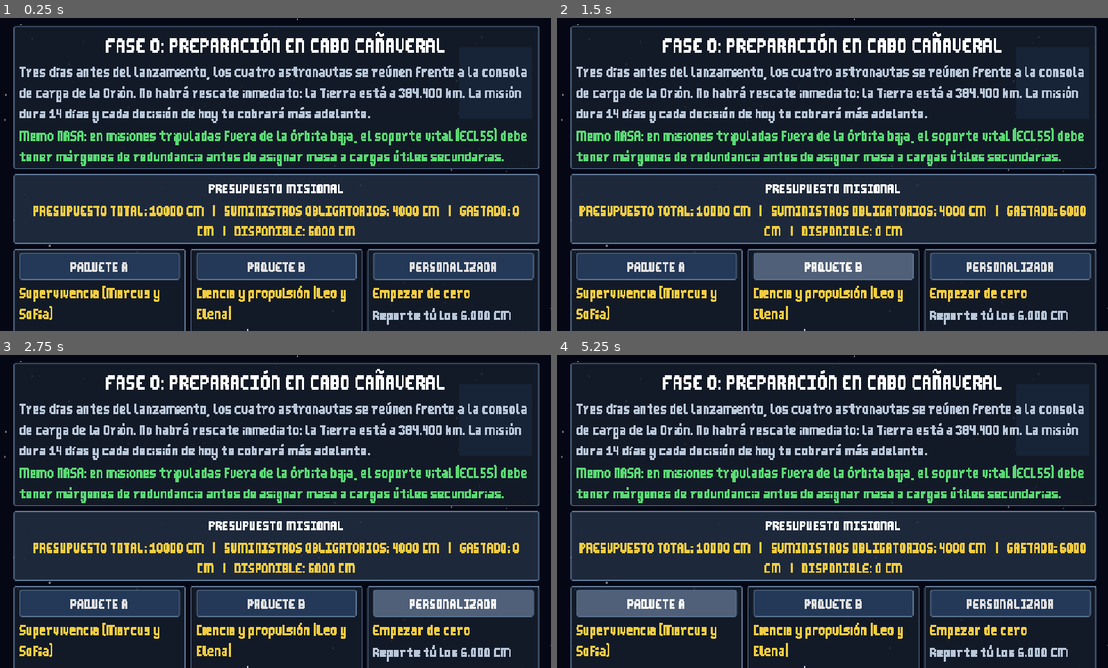
Above: before the commit, frames 1-4 (two rows, left to right).
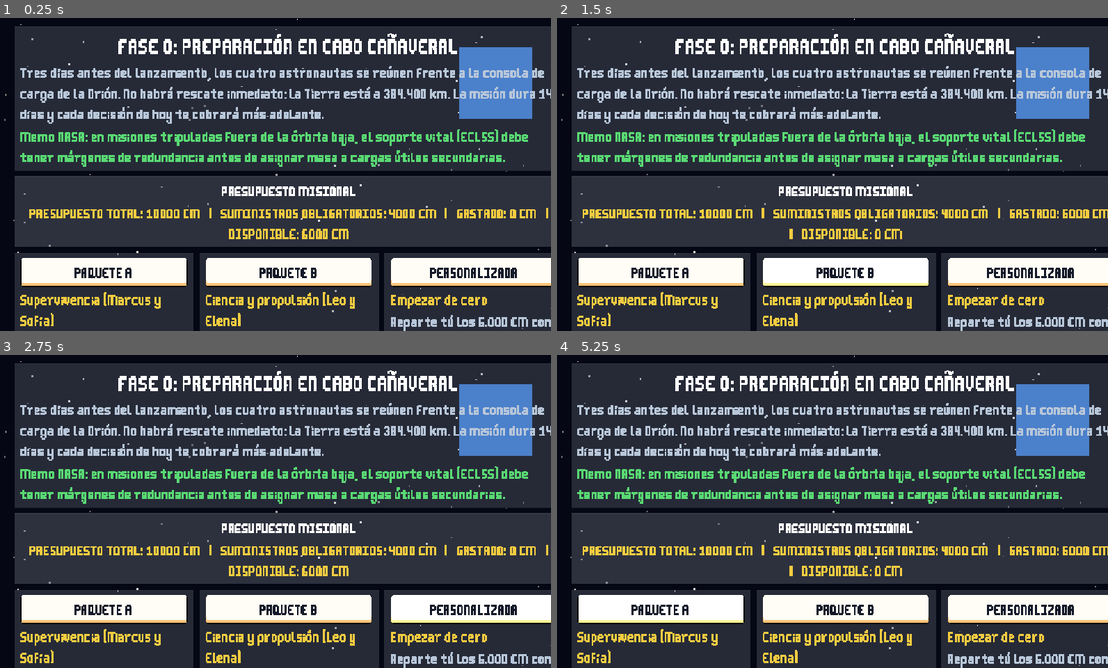
Above: after the commit, the same moments.

Repository: GiovannyBatista/Reto-de-la-nasa
Game: Godot game, scene res://scenes/shop.tscn
Two runs of this game, one before a commit and one after it. Both use one fixed random seed, a clock stepped at 60 frames per second and the inputs below.
Inputs:
- Up to frame 1 (0.25 s): no input
- Up to frame 2 (1.5 s): click "PAQUETE A" at 0.5 s; click "PAQUETE B" at 1.25 s
- Up to frame 3 (2.75 s): click "PERSONALIZADA" at 2 s
- Up to frame 4 (5.25 s): click "PAQUETE A" at 2.75 s; click "PAQUETE B" at 3.5 s; click "PERSONALIZADA" at 4.25 s; click "PAQUETE A" at 5 s

The runs differ from the first frame. In frame 1, 33% of the frame differs, in the area x 2-100%, y 2-100%; in frame 2, 33%; in frame 3, 33%; in frame 4, 33%.

Commit message:
Actualizacion de la interfaz

Diff:
--- /dev/null
+++ b/scenes/ship_designer.tscn
@@ -0,0 +1,39 @@
+[gd_scene format=3 uid="uid://kk6nldhbce1j"]
+
+[ext_resource type="Script" path="res://srcipts/ShipDesigner.gd" id="1_hq624"]
+
+[node name="ShipDesigner" type="Control" unique_id=1851733119]
+layout_mode = 3
+anchors_preset = 15
+anchor_right = 1.0
+anchor_bottom = 1.0
+grow_horizontal = 2
+grow_vertical = 2
+script = ExtResource("1_hq624")
+
+[node name="VBoxContainer" type="VBoxContainer" parent="." unique_id=1946934931]
+layout_mode = 0
+offset_right = 40.0
+offset_bottom = 40.0
+
+[node name="Titulo" type="Label" parent="VBoxContainer" unique_id=534903528]
+layout_mode = 2
+text = "Diseño de la nave"
+
+[node name="EtiquetaPresupuesto" type="Label" parent="VBoxContainer" unique_id=911125760]
+layout_mode = 2
+
+[node name="BarraPresupuesto" type="ProgressBar" parent="VBoxContainer" unique_id=279849050]
+layout_mode = 2
+
+[node name="EtiquetaMasa" type="Label" parent="VBoxContainer" unique_id=375447655]
+layout_mode = 2
+
+[node name="BarraMasa" type="ProgressBar" parent="VBoxContainer" unique_id=648203012]
+layout_mode = 2
+
+[node name="Lista" type="VBoxContainer" parent="VBoxContainer" unique_id=1412837954]
+layout_mode = 2
+
+[node name="Mensaje" type="Label" parent="VBoxContainer" unique_id=827046407]
+layout_mode = 2
--- a/srcipts/Shop.gd
+++ b/srcipts/Shop.gd
@@ -9,7 +9,18 @@
 const C_VERDE: Color = Color(0.35, 0.85, 0.45)
 const C_AMARILLO: Color = Color(0.95, 0.80, 0.25)
 const C_TEXTO_SUAVE: Color = Color(0.72, 0.78, 0.85)
+const COLOR_TEXTO_BOTON: Color = Color(0.08, 0.10, 0.16)   # texto de los botones con imagen (oscuro para botones claros)
 const ICONOS: Dictionary = {"soporte": "💧", "celdas": "⚡", "filtros": "🌀", "instrumentos": "🔬"}
+
+# --- Assets que eliges en el Inspector (selecciona el nodo raíz de shop.tscn y arrastra las imágenes) ---
+@export var marco_icono: Texture2D        # marco de la ranura de cada icono
+@export var icono_soporte: Texture2D
+@export var icono_celdas: Texture2D
+@export var icono_filtros: Texture2D
+@export var icono_instrumentos: Texture2D
+const TAM_RANURA: int = 52       # tamaño del cuadro del icono (px)
+const TAM_ICONO: int = 32        # tamaño del icono dentro del cuadro (px)
+const BORDE_MARCO: int = 4       # píxeles de borde del marco que no se estiran
 
 var niveles: Dictionary = {}
 var etiquetas_nivel: Dictionary = {}
@@ -95,10 +106,113 @@
 	s.content_margin_bottom = 8
 	return s
 
+# Estilo con imagen pixel-art (se estira por el centro y mantiene las esquinas). Devuelve null si la imagen no existe.
+const BORDE_9: int = 8   # píxeles de la imagen que son "esquina/borde" y no se estiran
+
+func _caja_tex(ruta: String, tinte: Color = Color(1, 1, 1)) -> StyleBoxTexture:
+	if not ResourceLoader.exists(ruta):
+		return null
+	var s = StyleBoxTexture.new()
+	s.texture = load(ruta)
+	s.texture_margin_left = BORDE_9
+	s.texture_margin_right = BORDE_9
+	s.texture_margin_top = BORDE_9
+	s.texture_margin_bottom = BORDE_9
+	s.content_margin_left = 14
+	s.content_margin_right = 14
+	s.content_margin_top = 10
+	s.content_margin_bottom = 10
+	s.modulate_color = tinte
+	return s
+
+# Barras con imagen: assets/ui/barra_fondo.png (vacía) y assets/ui/barra_relleno.png (parte llena).
+const BORDE_BARRA: int = 2   # píxeles de borde de la imagen de la barra que no se estiran
+
+func _caja_barra(ruta: String) -> StyleBoxTexture:
+	if not ResourceLoader.exists(ruta):
+		return null
+	var s = StyleBoxTexture.new()
+	s.texture = load(ruta)
+	s.texture_margin_left = BORDE_BARRA
+	s.texture_margin_right = BORDE_BARRA
+	s.texture_margin_top = BORDE_BARRA
+	s.texture_margin_bottom = BORDE_BARRA
+	return s
+
+func _estilo_barra(b: ProgressBar) -> void:
+	var fondo: StyleBoxTexture = _caja_barra("res://assets/ui/barra_fondo.png")
+	var relleno: StyleBoxTexture = _caja_barra("res://assets/ui/barra_relleno.png")
+	if fondo != null:
+		b.add_theme_stylebox_override("background", fondo)
+	if relleno != null:
+		b.add_theme_stylebox_override("fill", relleno)
+
+# Textura del icono: primero la del Inspector; si no hay, assets/ui/icono_<id>.png; si no, null (usa emoji).
+func _textura_icono(id: String) -> Texture2D:
+	var t: Texture2D = null
+	match id:
+		"soporte": t = icono_soporte
+		"celdas": t = icono_celdas
+		"filtros": t = icono_filtros
+		"instrumentos": t = icono_instrumentos
+	if t == null:
+		var ruta: String = "res://assets/ui/icono_%s.png" % id
+		if ResourceLoader.exists(ruta):
+			t = load(ruta)
+	return t
+
+# Ranura cuadrada: marco (tu imagen) + icono centrado adentro.
+func _ranura_icono(id: String) -> PanelContainer:
+	var p = PanelContainer.new()
+	p.custom_minimum_size = Vector2(TAM_RANURA, TAM_RANURA)
+	p.size_flags_vertical = Control.SIZE_SHRINK_CENTER
+	var marco: Texture2D = marco_icono
+	if marco == null and ResourceLoader.exists("res://assets/ui/marco_icono.png"):
+		marco = load("res://assets/ui/marco_icono.png")
+	if marco != null:
+		var s = StyleBoxTexture.new()
+		s.texture = marco
+		s.texture_margin_left = BORDE_MARCO
+		s.texture_margin_right = BORDE_MARCO
+		s.texture_margin_top = BORDE_MARCO
+		s.texture_margin_bottom = BORDE_MARCO
+		s.content_margin_left = 4
+		s.content_margin_right = 4
+		s.content_margin_top = 4
+		s.content_margin_bottom = 4
+		p.add_theme_stylebox_override("panel", s)
+	else:
+		var f: StyleBoxFlat = _caja(Color(0.04, 0.06, 0.1, 0.9), C_BORDE, 2, 2)
+		f.content_margin_left = 4
+		f.content_margin_right = 4
+		f.content_margin_top = 4
+		f.content_margin_bottom = 4
+		p.add_theme_stylebox_override("panel", f)
+	var tex: Texture2D = _textura_icono(id)
+	if tex != null:
+		var icono = TextureRect.new()
+		icono.texture = tex
+		icono.custom_minimum_size = Vector2(TAM_ICONO, TAM_ICONO)
+		icono.expand_mode = TextureRect.EXPAND_IGNORE_SIZE
+		icono.stretch_mode = TextureRect.STRETCH_KEEP_ASPECT_CENTERED
+		icono.size_flags_horizontal = Control.SIZE_SHRINK_CENTER
+		icono.size_flags_vertical = Control.SIZE_SHRINK_CENTER
+		p.add_child(icono)
+	else:
+		var e = Label.new()
+		e.text = String(ICONOS.get(id, "?"))
+		e.horizontal_alignment = HORIZONTAL_ALIGNMENT_CENTER
+		e.vertical_alignment = VERTICAL_ALIGNMENT_CENTER
+		p.add_child(e)
+	return p
+
 func _panel(padre: Control, fondo: Color = C_PANEL, borde: Color = C_BORDE) -> VBoxContainer:
 	var p = PanelContainer.new()
 	p.size_flags_horizontal = Control.SIZE_EXPAND_FILL
-	p.add_theme_stylebox_override("panel", _caja(fondo, borde))
+	var estilo: StyleBox = _caja_tex("res://assets/ui/panel.png", Color(1, 1, 1) if fondo == C_PANEL else Color(1.2, 1.2, 1.2))
+	if estilo == null:
+		estilo = _caja(fondo, borde)
+	p.add_theme_stylebox_override("panel", estilo)
 	padre.add_child(p)
 	var v = VBoxContainer.new()
 	v.add_theme_constant_override("separation", 6)
@@ -115,6 +229,21 @@
 	return l
 
 func _estilo_boton(b: Button, color: Color, borde: Color) -> void:
+	var ruta: String = "res://assets/ui/boton_iniciar.png" if b.text == "INICIAR MISIÓN" else "res://assets/ui/boton.png"
+	if not ResourceLoader.exists(ruta):
+		ruta = "res://assets/ui/boton.png"
+	var normal: StyleBoxTexture = _caja_tex(ruta)
+	if normal != null:
+		b.add_theme_stylebox_override("normal", normal)
+		b.add_theme_stylebox_override("hover", _caja_tex(ruta, Color(1.25, 1.25, 1.25)))
+		b.add_theme_stylebox_override("pressed", _caja_tex(ruta, Color(0.7, 0.7, 0.7)))
+		b.add_theme_stylebox_override("disabled", _caja_tex(ruta, Color(0.4, 0.4, 0.4)))
+		# Color del texto sobre la imagen. Si tu botón es CLARO usa un color oscuro; si es OSCURO, cambia esto a Color(1, 1, 1).
+		var texto_boton: Color = COLOR_TEXTO_BOTON
+		for estado in ["font_color", "font_hover_color", "font_pressed_color", "font_focus_color", "font_hover_pressed_color"]:
+			b.add_theme_color_override(estado, texto_boton)
+		b.add_theme_color_override("font_disabled_color", texto_boton.lightened(0.4))
+		return
 	b.add_theme_stylebox_override("normal", _caja(color, borde))
 	b.add_theme_stylebox_override("hover", _caja(color.lightened(0.2), borde))
 	b.add_theme_stylebox_override("pressed", _caja(color.darkened(0.2), borde))
@@ -203,7 +332,12 @@
 		var id: String = c["id"]
 		var tarjeta = _panel(fila, C_PANEL_CLARO)
 		tarjeta.size_flags_horizontal = Control.SIZE_EXPAND_FILL
-		_texto(tarjeta, "%s %s" % [ICONOS.get(id, ""), c["nombre"]])
+		var cabeza = HBoxContainer.new()
+		cabeza.add_theme_constant_override("separation", 8)
+		tarjeta.add_child(cabeza)
+		cabeza.add_child(_ranura_icono(id))
+		var nombre_c = _texto(cabeza, String(c["nombre"]))
+		nombre_c.vertical_alignment = VERTICAL_ALIGNMENT_CENTER
 		var linea = HBoxContainer.new()
 		tarjeta.add_child(linea)
 		var nivel = Label.new()
@@ -225,6 +359,7 @@
 		barra.max_value = float(c["max"])
 		barra.show_percentage = false
 		barra.custom_minimum_size = Vector2(0, 12)
+		_estilo_barra(barra)
 		tarjeta.add_child(barra)
 		etiquetas_nivel[id] = nivel
 		barras_nivel[id] = barra
@@ -251,6 +386,11 @@
 	sin_tiempo.tooltip_text = "Sin temporizador en las decisiones"
 	sin_tiempo.button_pressed = GameManager.modo_sin_temporizador
 	sin_tiempo.toggled.connect(_on_modo_sin_tiempo)
+	# Interruptor con tus imágenes: assets/ui/switch_on.png (activado) y assets/ui/switch_off.png (apagado)
+	for par in [["checked", "switch_on"], ["checked_disabled", "switch_on"], ["unchecked", "switch_off"], ["unchecked_disabled", "switch_off"]]:
+		var ruta_sw: String = "res://assets/ui/%s.png" % par[1]
+		if ResourceLoader.exists(ruta_sw):
+			sin_tiempo.add_theme_icon_override(par[0], load(ruta_sw))
 	der.add_child(sin_tiempo)
 	_texto(der, "Sin temporizador\nen las decisiones", C_TEXTO_SUAVE)
 
--- /dev/null
+++ b/srcipts/node_2d.tscn
@@ -0,0 +1,3 @@
+[gd_scene format=3 uid="uid://b68ggfjrxwme0"]
+
+[node name="Node2D" type="Node2D" unique_id=1412363206]
Binary file added: assets/ui/barra_fondo.png
Not shown, added: assets/ui/barra_fondo.png.import
Binary file added: assets/ui/barra_relleno.png
Not shown, added: assets/ui/barra_relleno.png.import
Binary file added: assets/ui/boton.png
Not shown, added: assets/ui/boton.png.import
Binary file added: assets/ui/icono_celdas.png
Not shown, added: assets/ui/icono_celdas.png.import
Binary file added: assets/ui/icono_filtros.png
Not shown, added: assets/ui/icono_filtros.png.import
Binary file added: assets/ui/icono_instrumentos.png
Not shown, added: assets/ui/icono_instrumentos.png.import
(and 10 more such lines)
